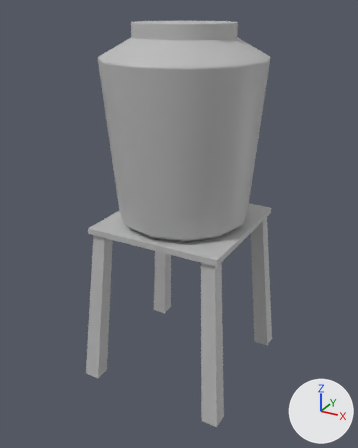
The FBX model FunGame/Assets/Assets/EnvironmentAssets/NewVenice/Silo/Silo.fbx: old version first, new version second.
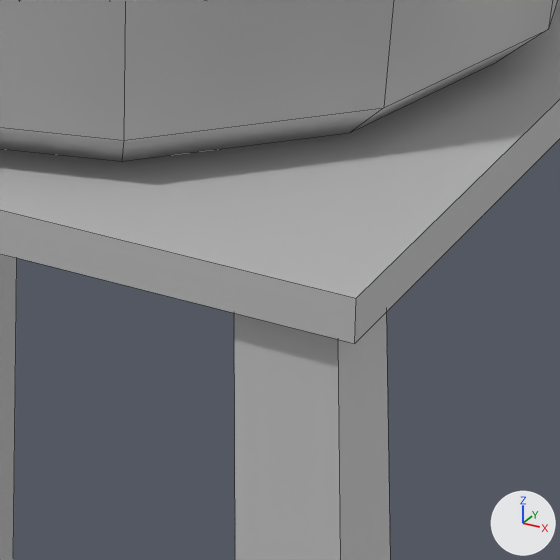
The first picture shows the older version from a camera (50 mm lens) standing at (0.0343, -0.0641, 0.0577) and looking at (-0.0004, -0.0011, 0.0262). The close-ups show both versions on the part from 47% to 68% of the width and 49% to 66% of the height of that picture. Lighting does not change. The marker at lower right points along +X, +Y and +Z. The close-ups show mesh edges as thin lines. Where no turn or scale is listed for an object, it has been applied to the vertices.
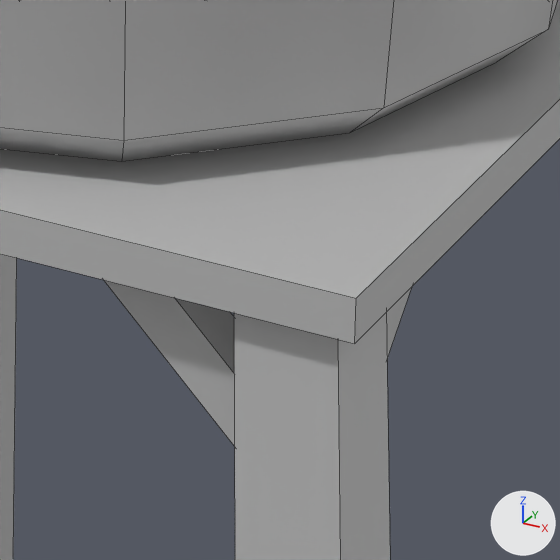
Boxes (x1, y1, x2, y2) around the edits, measured in the close-ups (560 x 560 px):
'SiloSupport', added
    after: (104, 280, 235, 446)
'SiloSupport1', added
    after: (386, 287, 412, 358)

The change, as a list of edits to the scene's bpy script:
```text
Add me_mesh_004:
    me_mesh_004.from_pydata(...)  # 32 vertices, 24 faces; spans x -0.0097..0.0097, y -0.0083..0.0083, z -0.0008..0.0032
    me_mesh_004.materials.append(mat_lambert1)  # grey #bcbcbc
Add me_mesh_003:
    me_mesh_003.from_pydata(...)  # 32 vertices, 24 faces; spans x -0.0083..0.0083, y -0.0097..0.0097, z -0.0008..0.0032
    me_mesh_003.materials.append(mat_lambert1)  # grey #bcbcbc
Add ob_silosupport1:
    ob_silosupport1 = bpy.data.objects.new('SiloSupport1', me_mesh_004)
    ob_silosupport1.location = (0.0, 0.0, 0.02288)
Add ob_silosupport:
    ob_silosupport = bpy.data.objects.new('SiloSupport', me_mesh_003)
    ob_silosupport.location = (0.0, 0.0, 0.02288)
```
